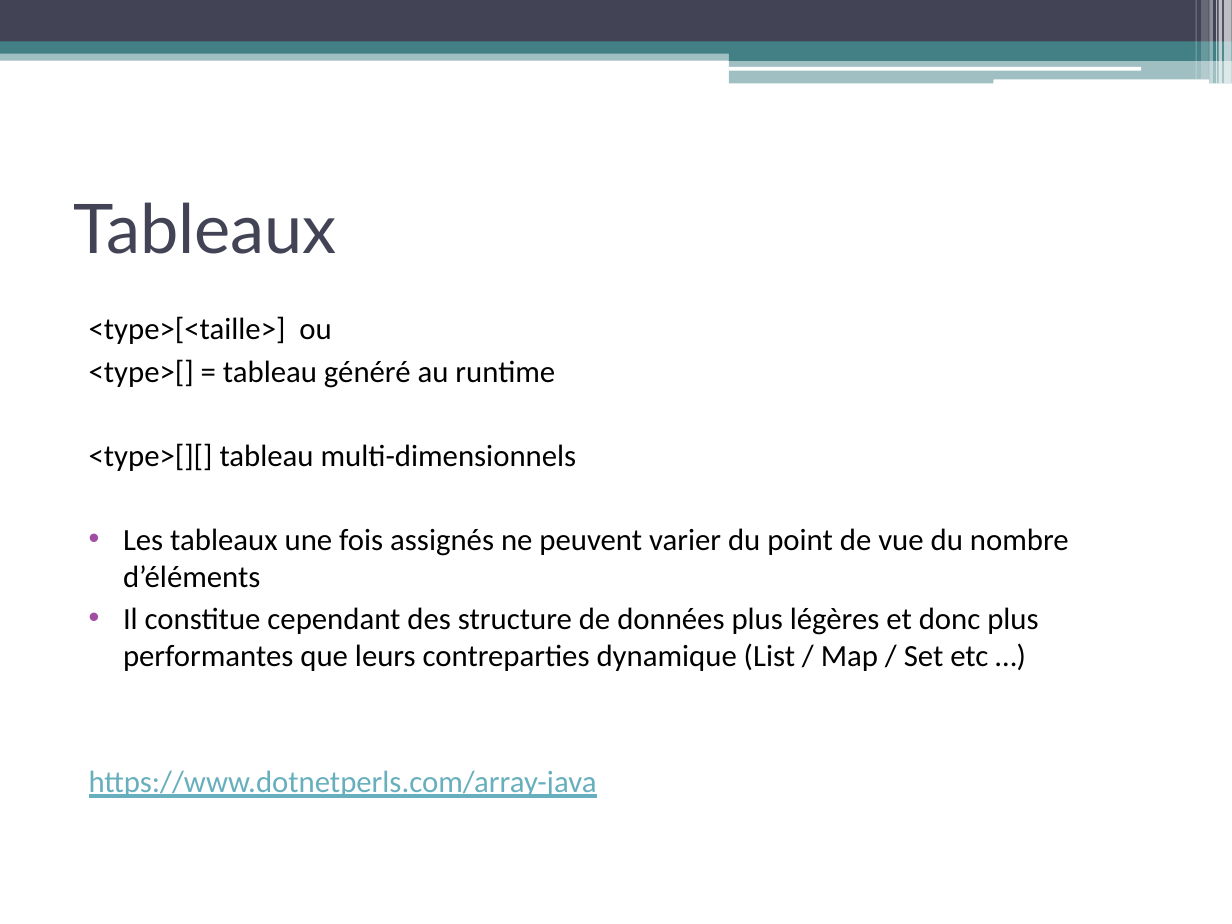
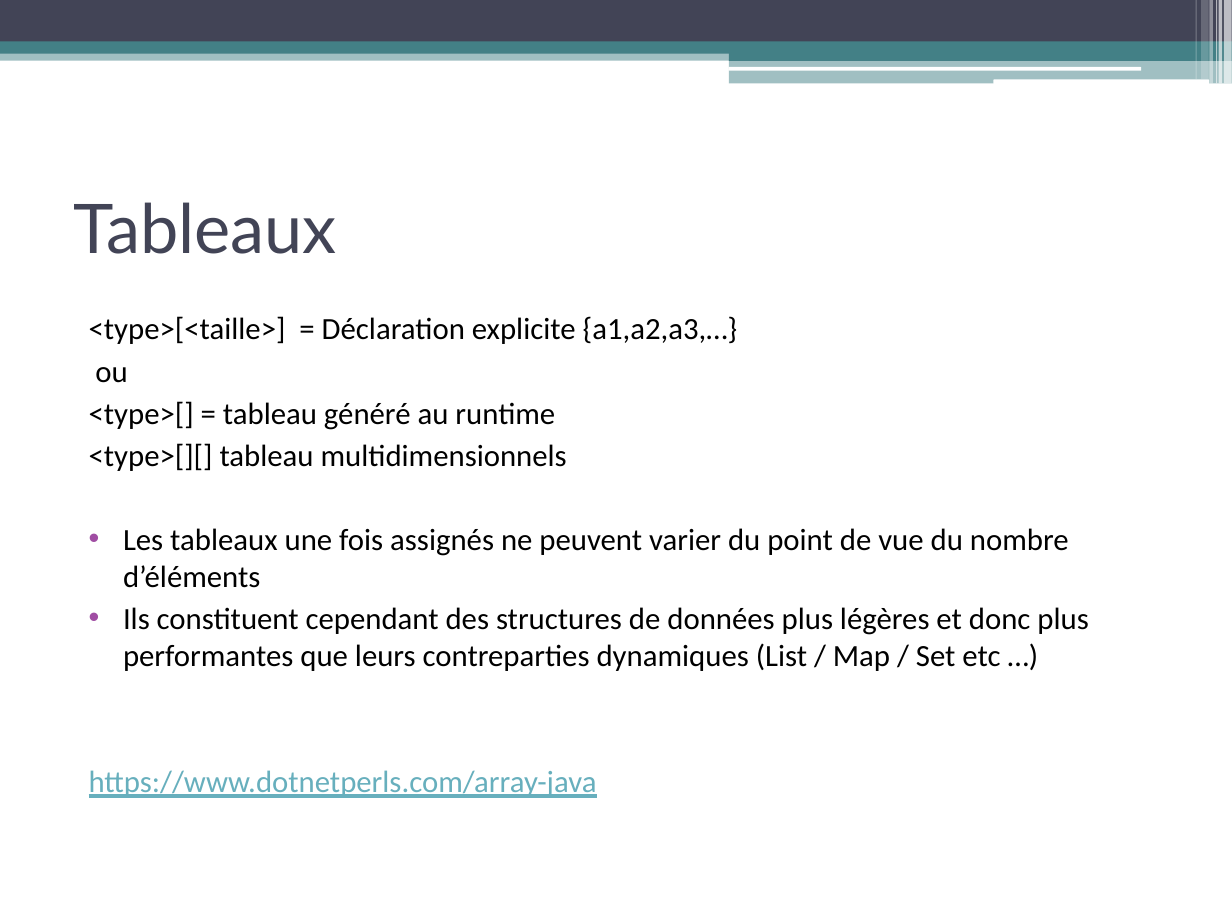
Before and after one commit to mriam123456/Cours-Licence-Pro-Android-iOS, a slide deck: slide 5 of Java101.pptx. Drawn at 1232x924 pixels with LibreOffice and Linux fonts; fonts in the diff are those of the drawing. Boxes give left, top, right and bottom in pixels: in the first picture for what was removed or moved away, otherwise in the second. Text is boxed around its words. In the diff, an @@ line names an element or a change of style, - is before the commit and + after.

```diff
--- a/Java101.pptx
+++ b/Java101.pptx
@@ text at (89,316,738,383): text changed @@
-<type>[<taille>] ou
+<type>[<taille>] = Déclaration explicite {a1,a2,a3,…}
+ou
@@ text at (89,443,567,471): text changed @@
-<type>[][] tableau multi-dimensionnels
+<type>[][] tableau multidimensionnels
@@ text at (123,607,1088,671): text changed @@
-• Il constitue cependant des structure de données plus légères et donc plus performantes que leurs contreparties dynamique (List / Map / Set etc …)
+• Ils constituent cependant des structures de données plus légères et donc plus performantes que leurs contreparties dynamiques (List / Map / Set etc …)
```
Also in this commit, not shown: 1 other slide changed, 1 slide added.
